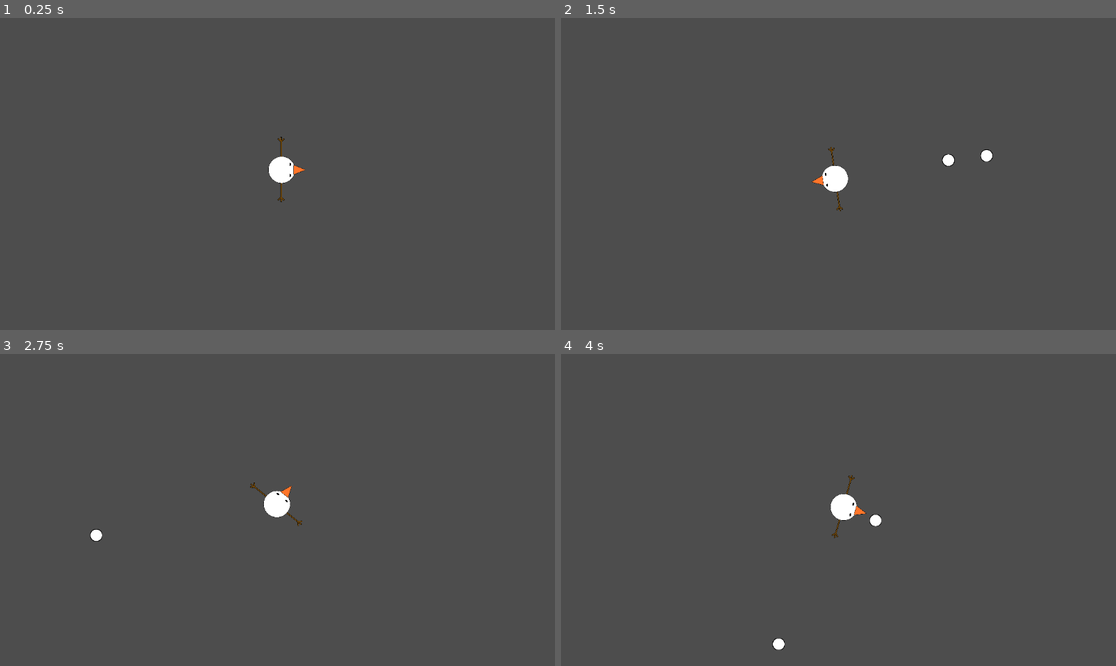
Above: before the commit, frames 1-4 (two rows, left to right).
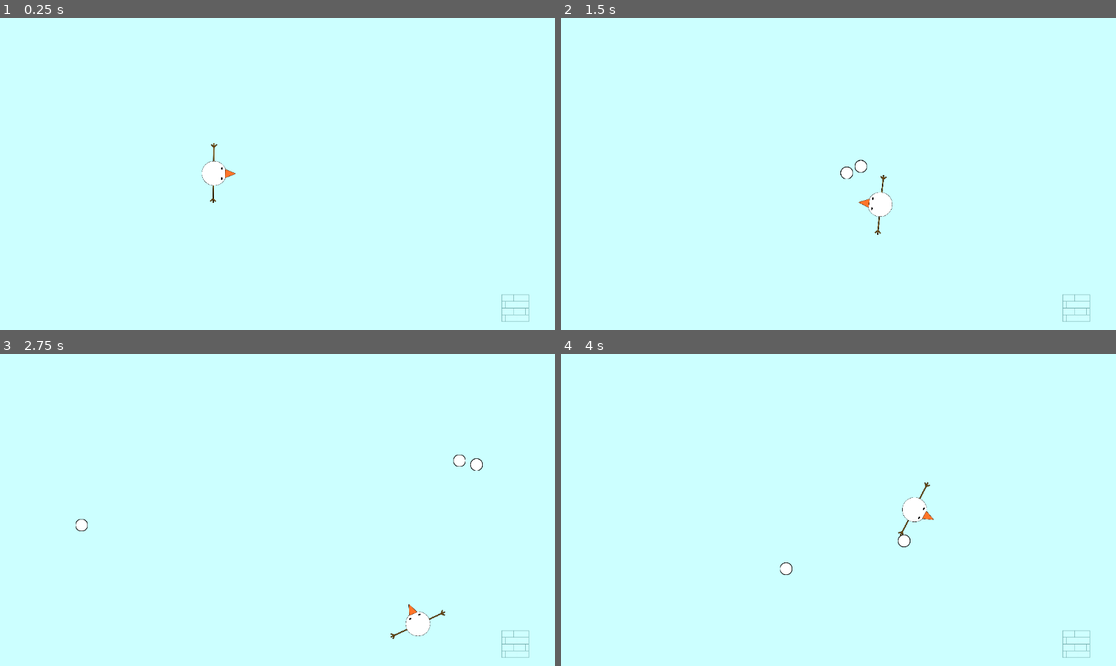
Above: after the commit, the same moments.

Repository: jesspancakes/topdownshooter
Game: Godot game, scene res://world.tscn
Same seed, same stepped clock (60 frames per second), same inputs: the game is played once before the commit and once after it. Before the commit the project starts from res://Player.tscn.
Inputs (mouse positions are in pixels of both pictures, inside the frame that each line leads up to):
- Up to frame 1 (0.25 s): no input
- Up to frame 2 (1.5 s): tap Enter (ui_accept) at 0.5, 0.77 s; move the mouse to (960, 158) at 0.52 s; hold Right (ui_right) 0.53-1.28 s; move the mouse to (727, 189) at 1.27 s; hold Down (ui_down) from 1.28 s (still down)
- Up to frame 3 (2.75 s): tap Enter (ui_accept) at 1.52 s; move the mouse to (333, 441) at 2.02 s; release Down (ui_down) at 2.03 s; hold Right (ui_right) from 2.03 s (still down)
- Up to frame 4 (4 s): move the mouse to (810, 572) at 2.77 s; release Right (ui_right) at 2.78 s; hold Up (ui_up) 2.78-3.53 s; tap Enter (ui_accept) at 3.02, 3.77 s; move the mouse to (1005, 556) at 3.52 s; hold Left (ui_left) from 3.53 s (still down)

The runs differ from the first frame. In frame 1, 100% of the frame differs, in the area x 0-100%, y 0-100%; in frame 2, 100%; in frame 3, 100%; in frame 4, 100%.

Commit message:
the bullet shoots behind the player AAAAAAAAAAAAA

Diff:
--- a/snowman2/Player.tscn
+++ b/snowman2/Player.tscn
@@ -1,27 +1,26 @@
 [gd_scene load_steps=4 format=3 uid="uid://y16sff748yh5"]
 
 [ext_resource type="Script" path="res://Player1.gd" id="1_38blg"]
-[ext_resource type="Texture2D" uid="uid://3bdmtoj7q61n" path="res://snowman.png" id="2_3tnan"]
+[ext_resource type="Texture2D" uid="uid://blunyj7nvj0qw" path="res://snowman2.png" id="2_il5ht"]
 
 [sub_resource type="CircleShape2D" id="CircleShape2D_r34bx"]
-radius = 16.1245
+radius = 26.0768
 
-[node name="Node2D" type="Node2D"]
+[node name="Player" type="Node2D"]
 
 [node name="CharacterBody2D" type="CharacterBody2D" parent="."]
 script = ExtResource("1_38blg")
 
 [node name="CollisionShape2D" type="CollisionShape2D" parent="CharacterBody2D"]
+position = Vector2(-9, 1)
 shape = SubResource("CircleShape2D_r34bx")
 
 [node name="Sprite2D" type="Sprite2D" parent="CharacterBody2D"]
-rotation = 1.5708
-scale = Vector2(0.1, 0.1)
-texture = ExtResource("2_3tnan")
+scale = Vector2(0.191304, 0.191304)
+texture = ExtResource("2_il5ht")
 
 [node name="Node2D" type="Node2D" parent="CharacterBody2D"]
+position = Vector2(-10, 56)
 
 [node name="Marker2D" type="Marker2D" parent="CharacterBody2D/Node2D"]
-position = Vector2(20, 0)
-
-[node name="Camera2D" type="Camera2D" parent="."]
+position = Vector2(19, 0)
--- a/snowman2/Player1.gd
+++ b/snowman2/Player1.gd
@@ -2,6 +2,7 @@
 
 const bulletPath = preload("res://Bullet.tscn")
 
+var speed = 300
 
 func _ready():
 	pass
@@ -19,6 +20,18 @@
 	if Input.is_action_just_pressed("quit"):
 		get_tree().quit()
 
+func _physics_process(delta: float) -> void:
+	var move_dir = Vector2(Input.get_axis("ui_left", "ui_right"), Input.get_axis("ui_up", "ui_down"))
+
+	if move_dir != Vector2.ZERO:
+		velocity = speed * move_dir.normalized()
+	else:
+		velocity.x = move_toward(velocity.x, 0, speed)
+		velocity.y = move_toward(velocity.y, 0, speed)
+
+
+	move_and_slide()
+
 
 
 
--- a/snowman2/project.godot
+++ b/snowman2/project.godot
@@ -11,6 +11,46 @@
 [application]
 
 config/name="snowman2"
-run/main_scene="res://Player.tscn"
+run/main_scene="res://world.tscn"
 config/features=PackedStringArray("4.3", "Forward Plus")
 config/icon="res://icon.svg"
+
+[input]
+
+ui_left={
+"deadzone": 0.5,
+"events": [Object(InputEventKey,"resource_local_to_scene":false,"resource_name":"","device":0,"window_id":0,"alt_pressed":false,"shift_pressed":false,"ctrl_pressed":false,"meta_pressed":false,"pressed":false,"keycode":4194319,"physical_keycode":0,"key_label":0,"unicode":0,"location":0,"echo":false,"script":null)
+, Object(InputEventJoypadButton,"resource_local_to_scene":false,"resource_name":"","device":0,"button_index":13,"pressure":0.0,"pressed":false,"script":null)
+, Object(InputEventJoypadMotion,"resource_local_to_scene":false,"resource_name":"","device":0,"axis":0,"axis_value":-1.0,"script":null)
+, Object(InputEventKey,"resource_local_to_scene":false,"resource_name":"","device":-1,"window_id":0,"alt_pressed":false,"shift_pressed":false,"ctrl_pressed":false,"meta_pressed":false,"pressed":false,"keycode":0,"physical_keycode":65,"key_label":0,"unicode":97,"location":0,"echo":false,"script":null)
+]
+}
+ui_right={
+"deadzone": 0.5,
+"events": [Object(InputEventKey,"resource_local_to_scene":false,"resource_name":"","device":0,"window_id":0,"alt_pressed":false,"shift_pressed":false,"ctrl_pressed":false,"meta_pressed":false,"pressed":false,"keycode":4194321,"physical_keycode":0,"key_label":0,"unicode":0,"location":0,"echo":false,"script":null)
+, Object(InputEventJoypadButton,"resource_local_to_scene":false,"resource_name":"","device":0,"button_index":14,"pressure":0.0,"pressed":false,"script":null)
+, Object(InputEventJoypadMotion,"resource_local_to_scene":false,"resource_name":"","device":0,"axis":0,"axis_value":1.0,"script":null)
+, Object(InputEventKey,"resource_local_to_scene":false,"resource_name":"","device":-1,"window_id":0,"alt_pressed":false,"shift_pressed":false,"ctrl_pressed":false,"meta_pressed":false,"pressed":false,"keycode":0,"physical_keycode":68,"key_label":0,"unicode":100,"location":0,"echo":false,"script":null)
+]
+}
+ui_up={
+"deadzone": 0.5,
+"events": [Object(InputEventKey,"resource_local_to_scene":false,"resource_name":"","device":0,"window_id":0,"alt_pressed":false,"shift_pressed":false,"ctrl_pressed":false,"meta_pressed":false,"pressed":false,"keycode":4194320,"physical_keycode":0,"key_label":0,"unicode":0,"location":0,"echo":false,"script":null)
+, Object(InputEventJoypadButton,"resource_local_to_scene":false,"resource_name":"","device":0,"button_index":11,"pressure":0.0,"pressed":false,"script":null)
+, Object(InputEventJoypadMotion,"resource_local_to_scene":false,"resource_name":"","device":0,"axis":1,"axis_value":-1.0,"script":null)
+, Object(InputEventKey,"resource_local_to_scene":false,"resource_name":"","device":-1,"window_id":0,"alt_pressed":false,"shift_pressed":false,"ctrl_pressed":false,"meta_pressed":false,"pressed":false,"keycode":0,"physical_keycode":87,"key_label":0,"unicode":119,"location":0,"echo":false,"script":null)
+]
+}
+ui_down={
+"deadzone": 0.5,
+"events": [Object(InputEventKey,"resource_local_to_scene":false,"resource_name":"","device":0,"window_id":0,"alt_pressed":false,"shift_pressed":false,"ctrl_pressed":false,"meta_pressed":false,"pressed":false,"keycode":4194322,"physical_keycode":0,"key_label":0,"unicode":0,"location":0,"echo":false,"script":null)
+, Object(InputEventJoypadButton,"resource_local_to_scene":false,"resource_name":"","device":0,"button_index":12,"pressure":0.0,"pressed":false,"script":null)
+, Object(InputEventJoypadMotion,"resource_local_to_scene":false,"resource_name":"","device":0,"axis":1,"axis_value":1.0,"script":null)
+, Object(InputEventKey,"resource_local_to_scene":false,"resource_name":"","device":-1,"window_id":0,"alt_pressed":false,"shift_pressed":false,"ctrl_pressed":false,"meta_pressed":false,"pressed":false,"keycode":0,"physical_keycode":83,"key_label":0,"unicode":115,"location":0,"echo":false,"script":null)
+]
+}
+quit={
+"deadzone": 0.5,
+"events": [Object(InputEventKey,"resource_local_to_scene":false,"resource_name":"","device":-1,"window_id":0,"alt_pressed":false,"shift_pressed":false,"ctrl_pressed":false,"meta_pressed":false,"pressed":false,"keycode":0,"physical_keycode":4194305,"key_label":0,"unicode":0,"location":0,"echo":false,"script":null)
+]
+}
--- /dev/null
+++ b/snowman2/wall.tscn
@@ -0,0 +1,17 @@
+[gd_scene load_steps=3 format=3 uid="uid://2ghgmyrnmb6w"]
+
+[ext_resource type="Texture2D" uid="uid://bmcejttb7yamk" path="res://wall.png" id="1_f4xfb"]
+
+[sub_resource type="RectangleShape2D" id="RectangleShape2D_bds0o"]
+size = Vector2(57, 57)
+
+[node name="Wall" type="StaticBody2D"]
+
+[node name="Sprite2D" type="Sprite2D" parent="."]
+position = Vector2(44, 1.99998)
+scale = Vector2(0.147671, 0.147671)
+texture = ExtResource("1_f4xfb")
+
+[node name="CollisionShape2D" type="CollisionShape2D" parent="."]
+position = Vector2(1.5, -2.5)
+shape = SubResource("RectangleShape2D_bds0o")
--- /dev/null
+++ b/snowman2/world.gd
@@ -0,0 +1,4 @@
+extends Node2D
+
+@onready var player = $Player
+@onready var main_camera = $MainCamera
--- /dev/null
+++ b/snowman2/world.tscn
@@ -0,0 +1,29 @@
+[gd_scene load_steps=6 format=3 uid="uid://bds1m0uw4vxa2"]
+
+[ext_resource type="Script" path="res://world.gd" id="1_jxlf4"]
+[ext_resource type="PackedScene" uid="uid://2ghgmyrnmb6w" path="res://wall.tscn" id="1_lg3py"]
+[ext_resource type="PackedScene" uid="uid://y16sff748yh5" path="res://Player.tscn" id="2_xphvb"]
+
+[sub_resource type="StandardMaterial3D" id="StandardMaterial3D_o2ijb"]
+albedo_color = Color(0, 0.719464, 0.725646, 1)
+
+[sub_resource type="QuadMesh" id="QuadMesh_6r0oq"]
+material = SubResource("StandardMaterial3D_o2ijb")
+
+[node name="World" type="Node2D"]
+script = ExtResource("1_jxlf4")
+
+[node name="MeshInstance2D" type="MeshInstance2D" parent="."]
+modulate = Color(0.8, 1, 1, 1)
+position = Vector2(511.5, 403)
+scale = Vector2(3055, 1798)
+mesh = SubResource("QuadMesh_6r0oq")
+metadata/_edit_lock_ = true
+
+[node name="Wall" parent="." instance=ExtResource("1_lg3py")]
+position = Vector2(492, 281)
+
+[node name="Player" parent="." instance=ExtResource("2_xphvb")]
+position = Vector2(-122, -2)
+
+[node name="MainCamera" type="Camera2D" parent="."]
Binary file added: snowman2/snowman2.png
Not shown, added: snowman2/snowman2.png.import
Binary file added: snowman2/wall.png
Not shown, added: snowman2/wall.png.import
